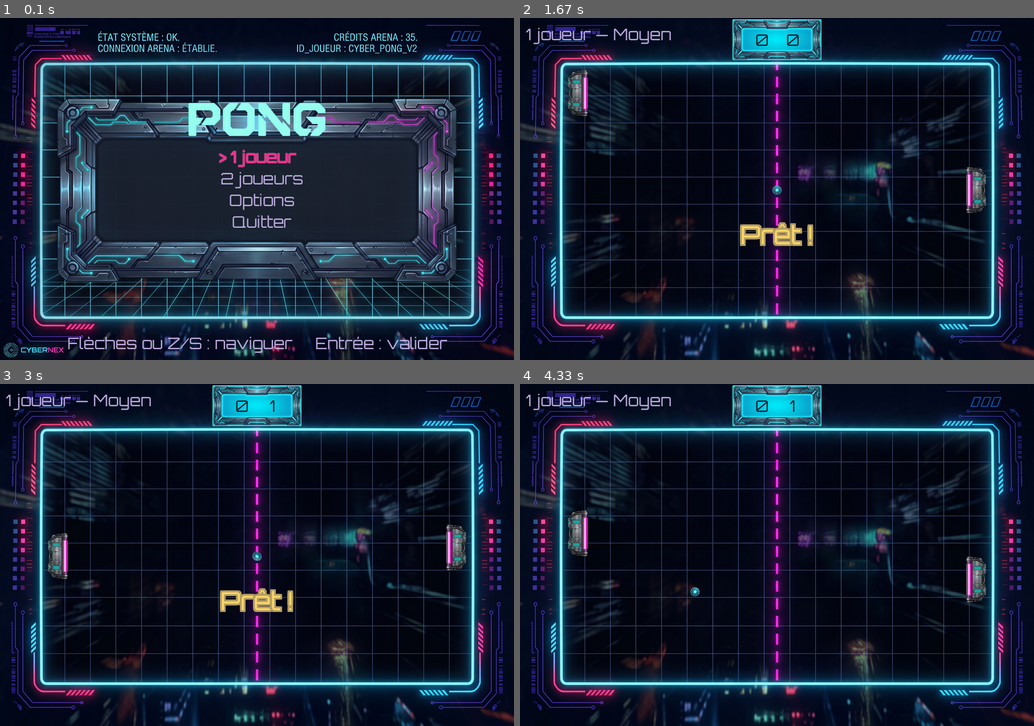
Above: before the commit, frames 1-4 (two rows, left to right).
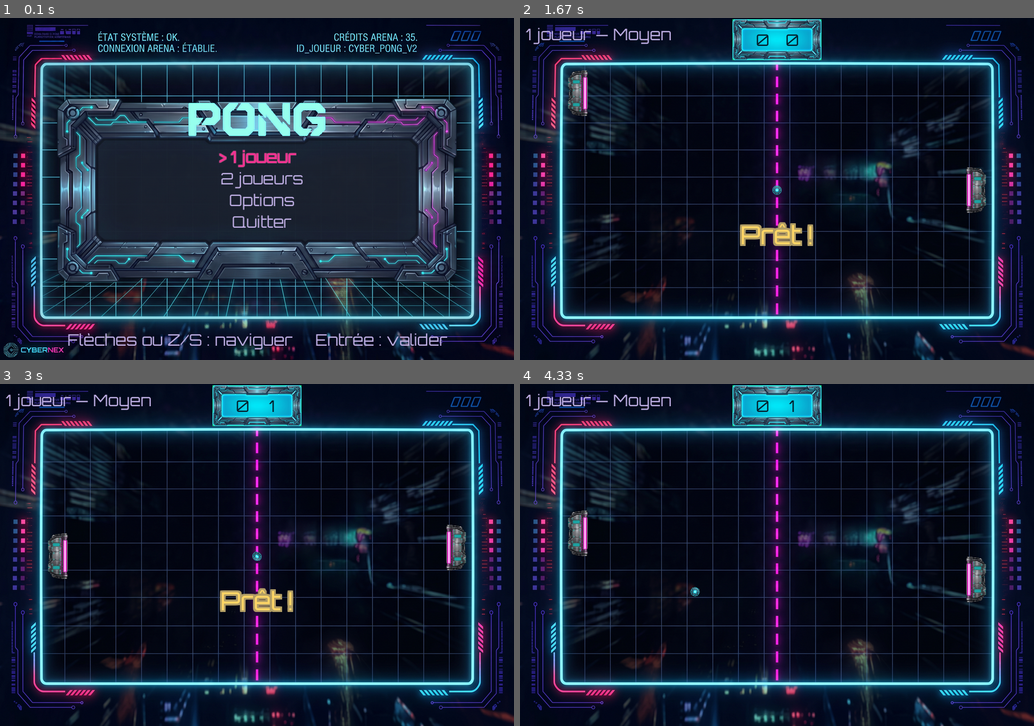
Above: after the commit, the same moments.

Repository: Lamizana/Pong
Game: pygame game, started from main.py
The game is run twice, just before and just after one commit, with the same random seed, the same clock (stepped at 60 frames per second) and the same inputs.
Inputs:
- Up to frame 1 (0.1 s): no input
- Up to frame 2 (1.67 s): tap Enter at 0.33, 1 s; tap P at 0.67 s; hold W from 1.33 s (still down); tap Z at 1.4 s
- Up to frame 3 (3 s): tap Z at 1.7, 1.9, 2.23, 2.63 s; release W at 1.8 s; hold S 1.83-2.13 s; hold W 2.17-2.53 s; hold S 2.57-2.93 s; hold W from 2.97 s (still down)
- Up to frame 4 (4.33 s): tap Z at 3.03, 3.37, 3.7, 4.1 s; release W at 3.27 s; hold S 3.3-3.6 s; hold W 3.63-4 s; hold S from 4.03 s (still down)

The runs differ from the first frame. In frame 1, 1.1% of the frame differs, in the area x 13-87%, y 92-98%; in frame 2, less than 0.1%; in frame 3, less than 0.1%; in frame 4, less than 0.1%.

Commit message:
refactor(ui): layout derive des metriques de police (fin des magic numbers)

Diff:
--- a/pong/app.py
+++ b/pong/app.py
@@ -35,9 +35,9 @@
 
         # Police du thème (Orbitron), embarquée dans les assets.
         font_path = str(asset_path(settings.ASSET_FONT))
-        self.font_small = pygame.font.Font(font_path, 28)
-        self.font_medium = pygame.font.Font(font_path, 44)
-        self.font_large = pygame.font.Font(font_path, 72)
+        self.font_small = pygame.font.Font(font_path, settings.FONT_SMALL_SIZE)
+        self.font_medium = pygame.font.Font(font_path, settings.FONT_MEDIUM_SIZE)
+        self.font_large = pygame.font.Font(font_path, settings.FONT_LARGE_SIZE)
 
         self._scenes = {"menu": MenuScene, "game": GameScene, "options": OptionsScene}
         self.scene = None
--- a/pong/scenes/game.py
+++ b/pong/scenes/game.py
@@ -207,12 +207,14 @@
         surface.blit(screen, rect)
 
         # Le score, à l'intérieur du panneau (texte sombre, lisible sur cyan).
+        # Écart des deux scores dérivé de la largeur du panneau.
+        offset = max(1, rect.width // 6)
         y = rect.centery
         color = (4, 32, 46)
         self.app.draw_text(surface, str(self.score.left), self.app.font_small,
-                           color, center=(center_x - 27, y))
+                           color, center=(center_x - offset, y))
         self.app.draw_text(surface, str(self.score.right), self.app.font_small,
-                           color, center=(center_x + 27, y))
+                           color, center=(center_x + offset, y))
 
     def _draw_mode_label(self, surface):
         if self.mode == "1p":
--- a/pong/scenes/pause.py
+++ b/pong/scenes/pause.py
@@ -2,7 +2,7 @@
 
 import pygame
 
-from .. import neon, settings
+from .. import neon, settings, ui
 from .base import Scene
 
 
@@ -30,9 +30,16 @@
         surface.blit(overlay, (0, 0))
 
         center_x = settings.WINDOW_WIDTH // 2
+        font_small = self.app.font_small
+        title_y, resume_y, menu_y = ui.stacked_centers(
+            settings.WINDOW_HEIGHT // 2,
+            [self.app.font_large.get_height(),
+             font_small.get_height(),
+             font_small.get_height()],
+            gap=20)
         neon.glow_text(surface, self.app.font_large, "PAUSE",
-                            settings.NEON_CYAN, center=(center_x, 240), spread=4)
-        self.app.draw_text(surface, "P ou Entrée : reprendre", self.app.font_small,
-                           settings.TEXT_COLOR, center=(center_x, 320))
-        self.app.draw_text(surface, "Q : retour au menu", self.app.font_small,
-                           settings.TEXT_DIM, center=(center_x, 350))
+                       settings.NEON_CYAN, center=(center_x, title_y), spread=4)
+        self.app.draw_text(surface, "P ou Entrée : reprendre", font_small,
+                           settings.TEXT_COLOR, center=(center_x, resume_y))
+        self.app.draw_text(surface, "Q : retour au menu", font_small,
+                           settings.TEXT_DIM, center=(center_x, menu_y))
--- a/pong/settings.py
+++ b/pong/settings.py
@@ -51,6 +51,11 @@
 KEY_VALIDATE = (pygame.K_RETURN, pygame.K_KP_ENTER, pygame.K_SPACE)
 KEY_MENU = (pygame.K_q, pygame.K_m)
 
+# --- Polices (Orbitron, embarquée dans pong/assets/) ---
+FONT_SMALL_SIZE = 28
+FONT_MEDIUM_SIZE = 44
+FONT_LARGE_SIZE = 72
+
 # --- IA : réglages ---
 AI_DEAD_ZONE = 6            # tolérance (px) autour de la cible, évite le tremblement
 
--- a/pong/ui.py
+++ b/pong/ui.py
@@ -58,7 +58,23 @@
             app.draw_text(surface, text, app.font_small, color, center=center)
 
 
+def hint_y(app):
+    """Ordonnée du centre de l'invite, calée sur la hauteur de la police."""
+    return settings.WINDOW_HEIGHT - app.font_small.get_height()
+
+
+def stacked_centers(center_y, heights, gap=16):
+    """Centres verticaux d'un bloc de textes empilés, centré sur `center_y`."""
+    total = sum(heights) + gap * (len(heights) - 1)
+    y = center_y - total // 2
+    centers = []
+    for height in heights:
+        centers.append(y + height // 2)
+        y += height + gap
+    return centers
+
+
 def draw_hint(surface, app, text):
     """Invite affichée en bas de la fenêtre."""
     app.draw_text(surface, text, app.font_small, settings.TEXT_DIM,
-                  center=(settings.WINDOW_WIDTH // 2, settings.WINDOW_HEIGHT - 30))
+                  center=(settings.WINDOW_WIDTH // 2, hint_y(app)))
--- a/tests/test_assets.py
+++ b/tests/test_assets.py
@@ -77,7 +77,8 @@
     from pong.resources import asset_path
 
     app = App(sound_enabled=False)
-    expected = pygame.font.Font(str(asset_path(settings.ASSET_FONT)), 28)
+    expected = pygame.font.Font(str(asset_path(settings.ASSET_FONT)),
+                                settings.FONT_SMALL_SIZE)
 
     # Même police et même taille → mêmes métriques que font_small.
     assert app.font_small.size("PONG") == expected.size("PONG")
--- a/tests/test_ui.py
+++ b/tests/test_ui.py
@@ -28,3 +28,19 @@
 
     assert fitted.get_width() == settings.FIELD_WIDTH - 40
     assert fitted.get_height() == round(405 * (settings.FIELD_WIDTH - 40) / 880)
+
+
+def test_stacked_centers_centers_the_block():
+    assert ui.stacked_centers(300, [72, 28, 28], gap=16) == [256, 322, 366]
+
+
+def test_hint_y_keeps_the_text_inside_the_window():
+    from pong.app import App
+
+    app = App(sound_enabled=False)
+
+    y = ui.hint_y(app)
+
+    assert y > 0
+    assert y + app.font_small.get_height() <= settings.WINDOW_HEIGHT
+    pygame.quit()
Binary file changed: docs/screenshots/game.png
Binary file changed: docs/screenshots/gameover.png
Binary file changed: docs/screenshots/menu.png
